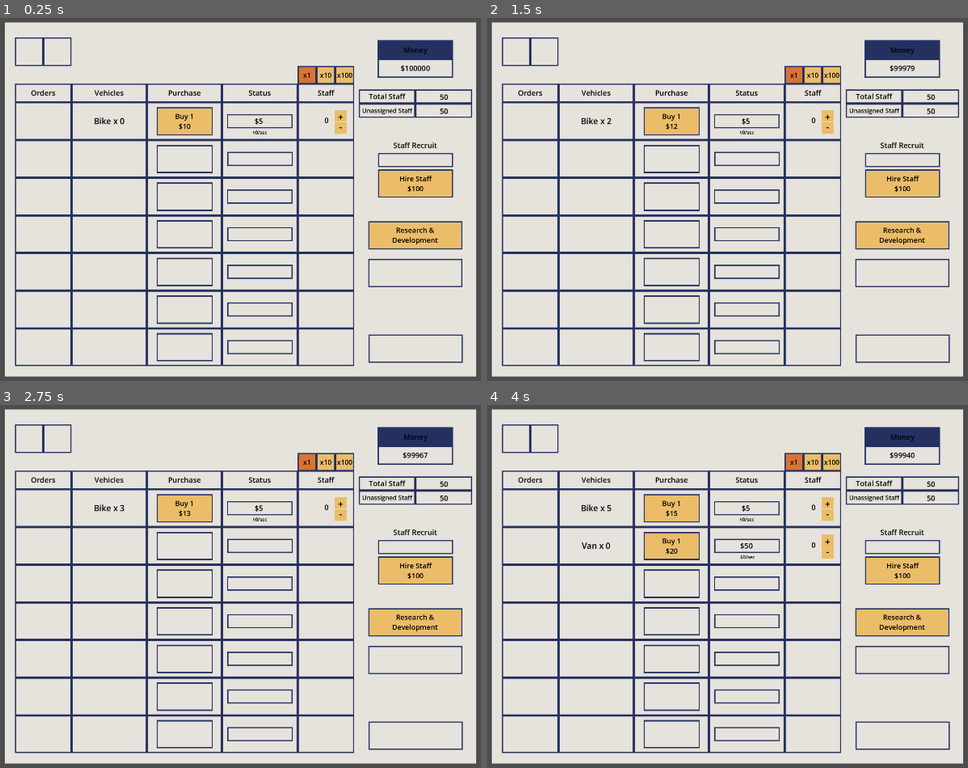
Above: before the commit, frames 1-4 (two rows, left to right).
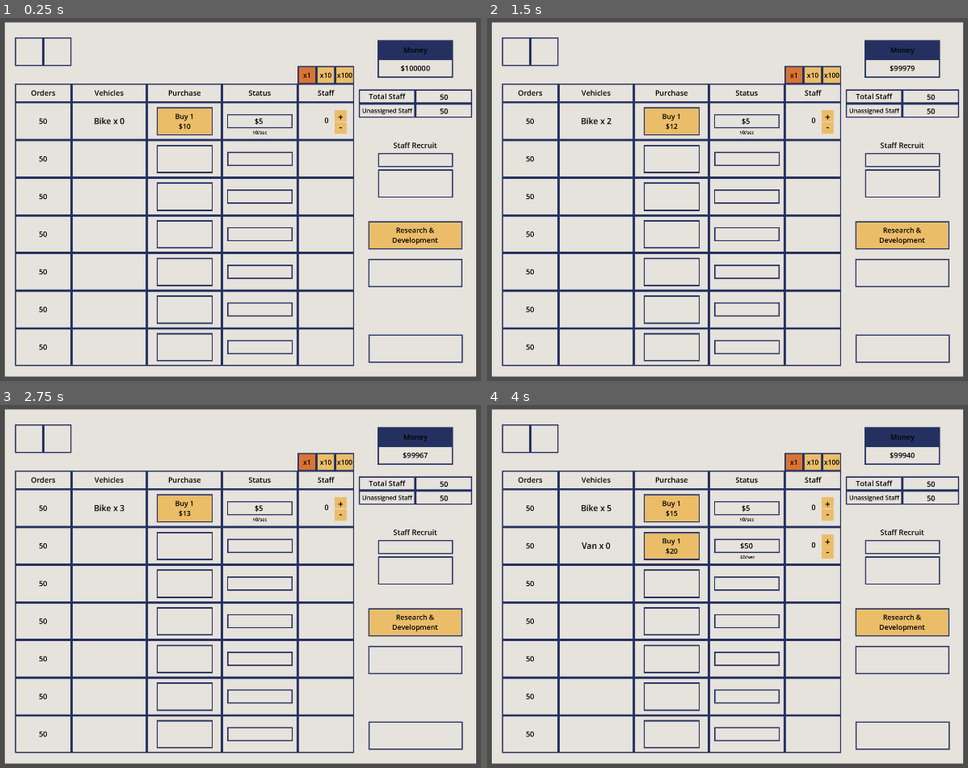
Above: after the commit, the same moments.

Repository: ethan-berkowitz/logistics
Game: Godot game, scene res://scenes/game.tscn
Two runs of this game, one before a commit and one after it. Both use one fixed random seed, a clock stepped at 60 frames per second and the inputs below.
Inputs:
- Up to frame 1 (0.25 s): no input
- Up to frame 2 (1.5 s): click "Buy 1 $10" at 0.5 s; click "Buy 1 $11" at 1.25 s
- Up to frame 3 (2.75 s): click "Buy 1 $12" at 2 s
- Up to frame 4 (4 s): click "Buy 1 $13" at 2.75 s; click "Buy 1 $14" at 3.5 s

The runs differ from the first frame. In frame 1, 1.2% of the frame differs, in the area x 8-94%, y 27-92%; in frame 2, 1.2%; in frame 3, 1.2%; in frame 4, 1.2%.

Commit message:
created labels for orders

Diff:
--- a/scenes/game.tscn
+++ b/scenes/game.tscn
@@ -352,5 +352,56 @@
 text = "Research &
 Development"
 
+[node name="OrderLabels" type="Node2D" parent="Main"]
+
+[node name="BikeOrdersLabel" parent="Main/OrderLabels" instance=ExtResource("5_3bjag")]
+offset_left = -762.0
+offset_top = -327.0
+offset_right = -578.0
+offset_bottom = -206.0
+text = "50"
+
+[node name="VanOrdersLabel" parent="Main/OrderLabels" instance=ExtResource("5_3bjag")]
+offset_left = -762.0
+offset_top = -198.0
+offset_right = -578.0
+offset_bottom = -79.0
+text = "50"
+
+[node name="TruckOrdersLabel" parent="Main/OrderLabels" instance=ExtResource("5_3bjag")]
+offset_left = -762.0
+offset_top = -70.0
+offset_right = -578.0
+offset_bottom = 49.0
+text = "50"
+
+[node name="PlaneOrdersLabel" parent="Main/OrderLabels" instance=ExtResource("5_3bjag")]
+offset_left = -762.0
+offset_top = 58.0
+offset_right = -578.0
+offset_bottom = 177.0
+text = "50"
+
+[node name="BoatOrdersLabel" parent="Main/OrderLabels" instance=ExtResource("5_3bjag")]
+offset_left = -762.0
+offset_top = 186.0
+offset_right = -578.0
+offset_bottom = 305.0
+text = "50"
+
+[node name="TrainOrdersLabel" parent="Main/OrderLabels" instance=ExtResource("5_3bjag")]
+offset_left = -762.0
+offset_top = 314.0
+offset_right = -578.0
+offset_bottom = 433.0
+text = "50"
+
+[node name="PortalOrdersLabel" parent="Main/OrderLabels" instance=ExtResource("5_3bjag")]
+offset_left = -762.0
+offset_top = 442.0
+offset_right = -578.0
+offset_bottom = 561.0
+text = "50"
+
 [node name="Camera2D" type="Camera2D" parent="."]
 zoom = Vector2(1.05, 1.05)
--- a/scripts/main.gd
+++ b/scripts/main.gd
@@ -18,36 +18,43 @@
 @onready var bike_purchase: Button = $Buttons/BikePurchase
 @onready var bike_status_bar: ProgressBar = $Status/BikeStatusBar
 @onready var bike_staff = $Staff/BikeStaff
+@onready var bike_orders = $OrderLabels/BikeOrdersLabel
 
 @onready var van_purchase: Button = $Buttons/VanPurchase
 @onready var van_label: Label = $VehicleLabels/VanLabel
 @onready var van_status_bar: ProgressBar = $Status/VanStatusBar
 @onready var van_staff = $Staff/VanStaff
+@onready var van_orders = $OrderLabels/VanOrdersLabel
 
 @onready var truck_purchase: Button = $Buttons/TruckPurchase
 @onready var truck_label: Label = $VehicleLabels/TruckLabel
 @onready var truck_status_bar: ProgressBar = $Status/TruckStatusBar
 @onready var truck_staff = $Staff/TruckStaff
+@onready var truck_orders = $OrderLabels/TruckOrdersLabel
 
 @onready var plane_purchase = $Buttons/PlanePurchase
 @onready var plane_label = $VehicleLabels/PlaneLabel
 @onready var plane_status_bar = $Status/PlaneStatusBar
 @onready var plane_staff = $Staff/PlaneStaff
+@onready var plane_orders = $OrderLabels/PlaneOrdersLabel
 
 @onready var boat_purchase = $Buttons/BoatPurchase
 @onready var boat_label = $VehicleLabels/BoatLabel
 @onready var boat_status_bar = $Status/BoatStatusBar
 @onready var boat_staff = $Staff/BoatStaff
+@onready var boat_orders = $OrderLabels/BoatOrdersLabel
 
 @onready var train_purchase = $Buttons/TrainPurchase
 @onready var train_label = $VehicleLabels/TrainLabel
 @onready var train_status_bar = $Status/TrainStatusBar
 @onready var train_staff = $Staff/TrainStaff
+@onready var train_orders = $OrderLabels/TrainOrdersLabel
 
 @onready var portal_purchase = $Buttons/PortalPurchase
 @onready var portal_label = $VehicleLabels/PortalLabel
 @onready var portal_status_bar = $Status/PortalStatusBar
 @onready var portal_staff = $Staff/PortalStaff
+@onready var portal_orders = $OrderLabels/PortalOrdersLabel
 
 var money := 100000
 var active_multiplier := 1
@@ -86,9 +93,12 @@
 		node.sig_complete.connect(research_complete.bind(node))
 
 func research_complete(type):
-	print("RC HERE")
 	if type == research_menu.hr:
 		recruit_unlocked = true
+	if type == research_menu.marketing:
+		pass
+	if type == research_menu.contractors:
+		hire_staff_button.visible = true
 	pass
 
 func _process(delta):
@@ -97,25 +107,25 @@
 		update_recruitment(delta)
 
 func init_vehicles():
-	bike = Vehicle.new("Bike", 10, 5, 5.0, 0, 0, 0, 0.0, false, bike_label, bike_status_bar, bike_purchase, bike_staff)
+	bike = Vehicle.new("Bike", 10, 5, 5.0, 0, 0, 50, 0.0, false, bike_label, bike_status_bar, bike_purchase, bike_staff)
 	all_vehicles.append(bike)
 
-	van = Vehicle.new("Van", 20, 50, 25.0, 0, 0, 0, 0.0, true, van_label, van_status_bar, van_purchase, van_staff)
+	van = Vehicle.new("Van", 20, 50, 25.0, 0, 0, 50, 0.0, true, van_label, van_status_bar, van_purchase, van_staff)
 	all_vehicles.append(van)
 
-	truck = Vehicle.new("Truck", 50, 200, 50.0, 0, 0, 0, 0.0, true, truck_label, truck_status_bar, truck_purchase, truck_staff)
+	truck = Vehicle.new("Truck", 50, 200, 50.0, 0, 0, 50, 0.0, true, truck_label, truck_status_bar, truck_purchase, truck_staff)
 	all_vehicles.append(truck)
 
-	plane = Vehicle.new("Plane", 200, 500, 100.0, 0, 0, 0, 0.0, true, plane_label, plane_status_bar, plane_purchase, plane_staff)
+	plane = Vehicle.new("Plane", 200, 500, 100.0, 0, 0, 50, 0.0, true, plane_label, plane_status_bar, plane_purchase, plane_staff)
 	all_vehicles.append(plane)
 
-	boat = Vehicle.new("Boat", 500, 1500, 150.0, 0, 0, 0, 0.0, true, boat_label, boat_status_bar, boat_purchase, boat_staff)
+	boat = Vehicle.new("Boat", 500, 1500, 150.0, 0, 0, 50, 0.0, true, boat_label, boat_status_bar, boat_purchase, boat_staff)
 	all_vehicles.append(boat)
 
-	train = Vehicle.new("Train", 1000, 3000, 200, 0, 0, 0, 0.0, true, train_label, train_status_bar, train_purchase, train_staff)
+	train = Vehicle.new("Train", 1000, 3000, 200, 0, 0, 50, 0.0, true, train_label, train_status_bar, train_purchase, train_staff)
 	all_vehicles.append(train)
 
-	portal = Vehicle.new("Portal", 2000, 10000, 500, 0, 0, 0, 0.0, true, portal_label, portal_status_bar, portal_purchase, portal_staff)
+	portal = Vehicle.new("Portal", 2000, 10000, 500, 0, 0, 50, 0.0, true, portal_label, portal_status_bar, portal_purchase, portal_staff)
 	all_vehicles.append(portal)
 
 func init_other_buttons():
@@ -126,6 +136,8 @@
 	x1_button.pressed.connect(update_multiplier.bind(1))
 	x10_button.pressed.connect(update_multiplier.bind(10))
 	max_button.pressed.connect(update_multiplier.bind(100))
+
+	hire_staff_button.visible = false
 
 func connect_research_menu_unary():
 	research_menu.staff_control.unary_operators.increment.pressed.connect(research_staff_pressed.bind(1))
